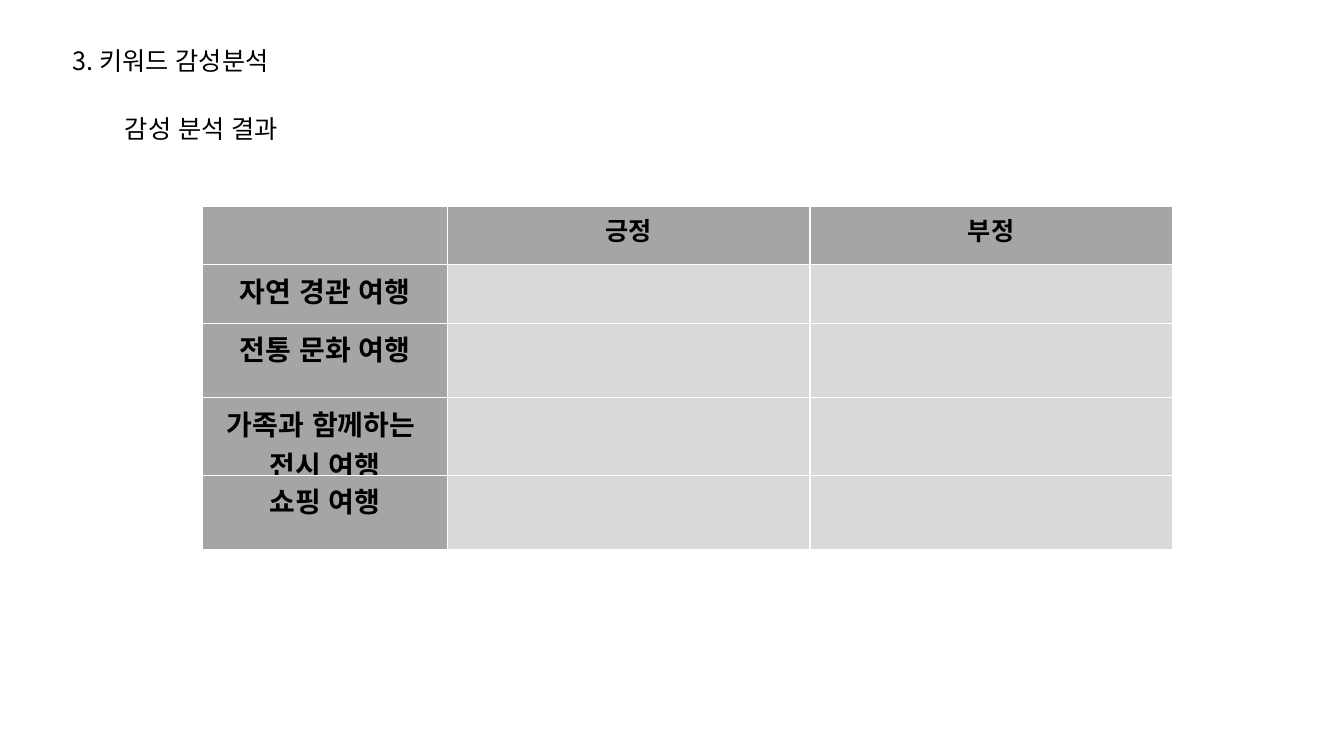
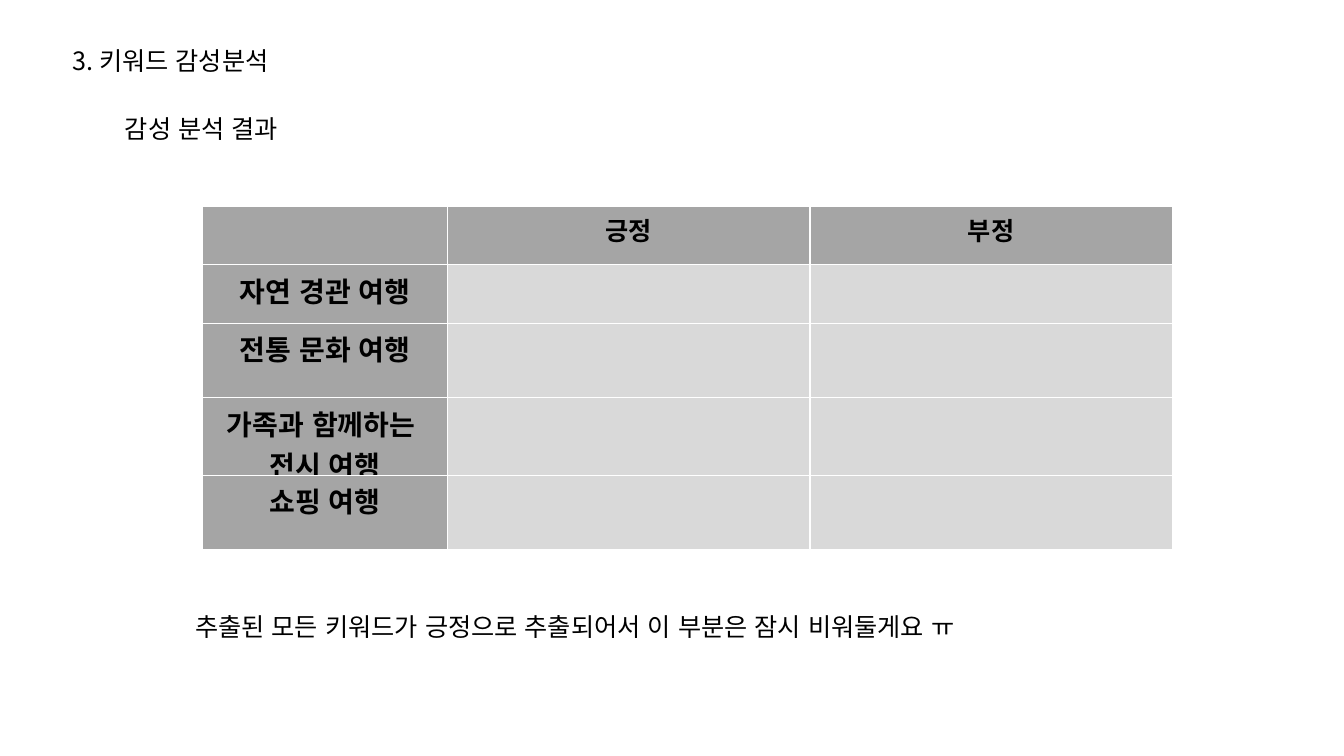
Before and after one commit to hyejeong14/2022_-_5-, a slide deck: slide 9 of HyeJeong/Final File/발표자료.pptx (slide 8 before the commit). Drawn at 1344x756 pixels with LibreOffice and Linux fonts; fonts in the diff are those of the drawing. Boxes give left, top, right and bottom in pixels: in the first picture for what was removed or moved away, otherwise in the second. Text is boxed around its words. In the diff, an @@ line names an element or a change of style, - is before the commit and + after.

```diff
--- a/HyeJeong/Final File/발표자료.pptx
+++ b/HyeJeong/Final File/발표자료.pptx
@@ text added at [195, 615, 954, 638], 18 pt, text #000000 @@
+추출된 모든 키워드가 긍정으로 추출되어서 이 부분은 잠시 비워둘게요 ㅠ
```
Also in this commit, not shown: 1 other slide changed, 1 slide added.
